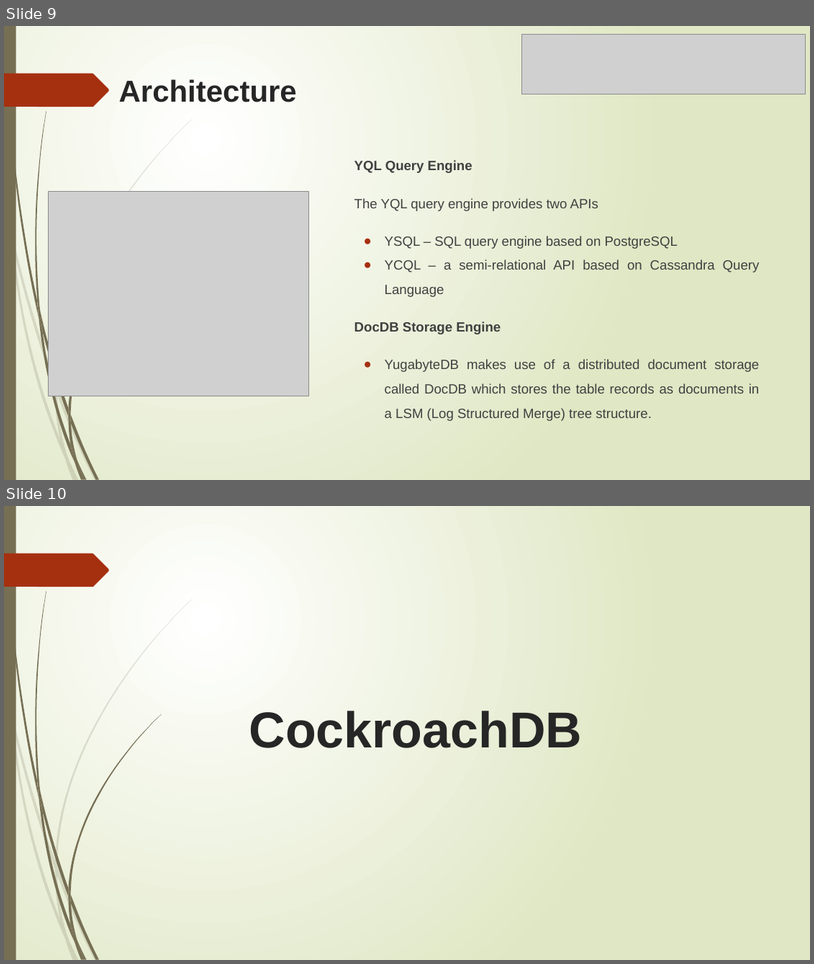
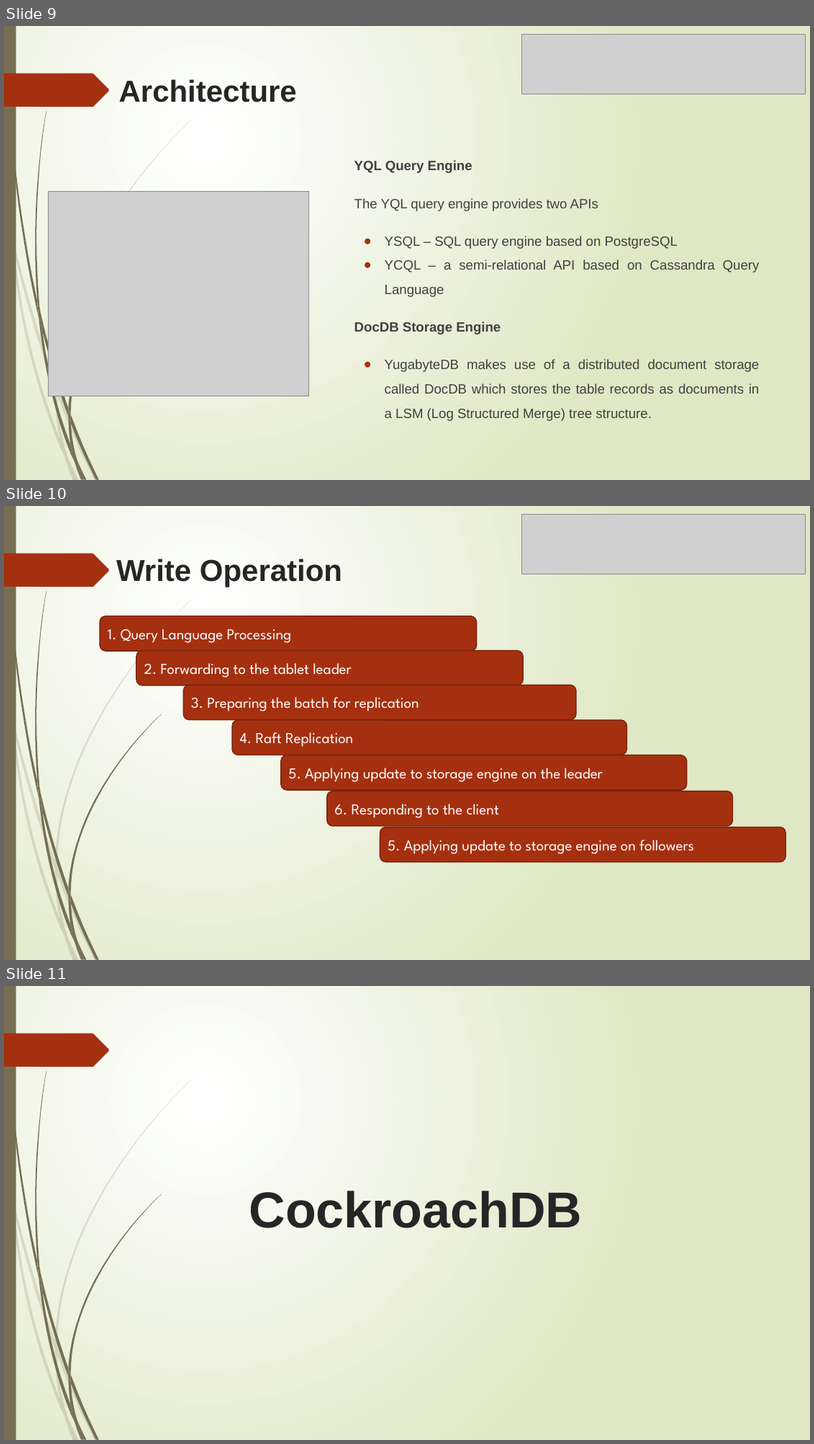
Before and after one commit to SonyShrestha/ADB_YCSB_YugabyteDB_CockroachDB, a slide deck: INFOH415.pptx. Shown one above the other, each under a label of ours: slides 9 and 10 before the commit, slides 9, 10 and 11 after it. The pictures are 814x964 and 814x1444 pixels, drawn with LibreOffice and Linux fonts; fonts in the diff are those of the drawing; grey boxes stand for pictures. Boxes give left, top, right and bottom in pixels: in the first picture for what was removed or moved away, otherwise in the second. Text is boxed around its words. In the diff, an @@ line names an element or a change of style, - is before the commit and + after.

```diff
--- a/INFOH415.pptx
+++ b/INFOH415.pptx
@@ slide 10 added at [4,506,810,960], background gradient #FFFFFF to #DFE8C4; not listed: 24 template elements that a slide beside it also shows @@
@@ picture added at [522,515,806,574] @@
@@ text added at [116,559,342,587], 36 pt, text #262626, bold @@
+Write Operation
@@ rounded rectangle added at [100,616,476,651], fill #A53010, outline #7A240C 1.25 pt, 18 pt, text #FFFFFF @@
+1. Query Language Processing
@@ rounded rectangle added at [136,651,523,686], fill #A53010, outline #7A240C 1.25 pt, 18 pt, text #FFFFFF @@
+2. Forwarding to the tablet leader
@@ rounded rectangle added at [184,685,577,720], fill #A53010, outline #7A240C 1.25 pt, 18 pt, text #FFFFFF @@
+3. Preparing the batch for replication
@@ rounded rectangle added at [233,720,628,755], fill #A53010, outline #7A240C 1.25 pt, 18 pt, text #FFFFFF @@
+4. Raft Replication
@@ rounded rectangle added at [281,755,687,790], fill #A53010, outline #7A240C 1.25 pt, 18 pt, text #FFFFFF @@
+5. Applying update to storage engine on the leader
@@ rounded rectangle added at [327,791,733,826], fill #A53010, outline #7A240C 1.25 pt, 18 pt, text #FFFFFF @@
+6. Responding to the client
@@ rounded rectangle added at [381,826,786,862], fill #A53010, outline #7A240C 1.25 pt, 18 pt, text #FFFFFF @@
+5. Applying update to storage engine on followers
@@ what was slide 10 is now slide 11 @@
```
Also in this commit, not shown: 8 slides changed, 4 other slides added, 11 other files.
